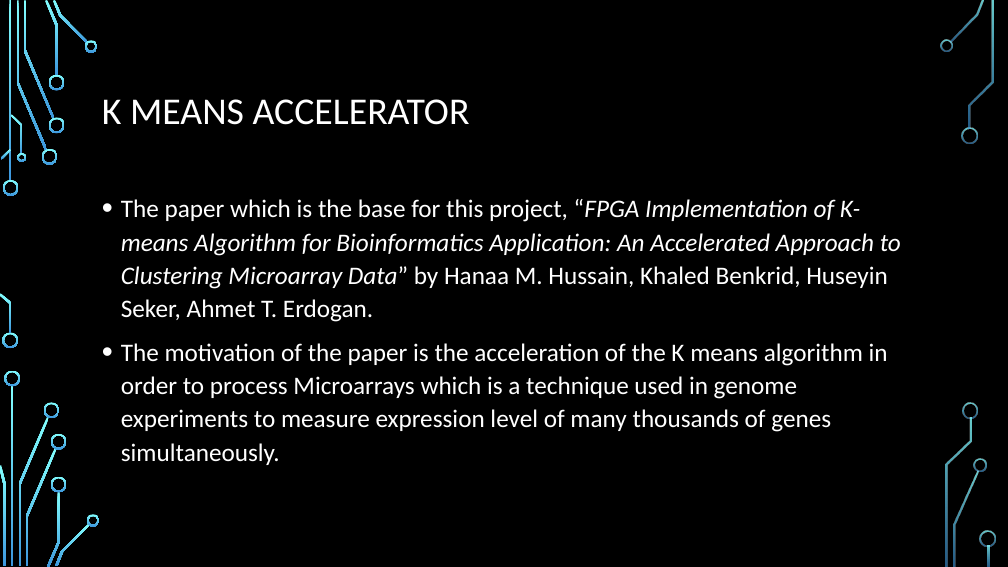
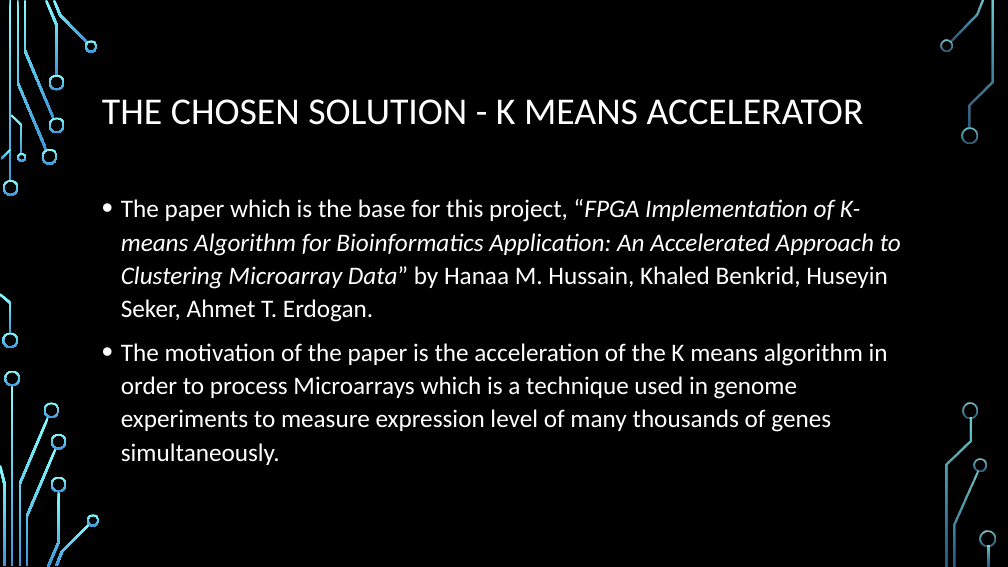
Before and after one commit to liotahuf/project_k_means, a slide deck: slide 16 of Midle presentation.pptx (slide 13 before the commit). Drawn at 1008x567 pixels with LibreOffice and Linux fonts; fonts in the diff are those of the drawing; background and template pictures are left out. Boxes give left, top, right and bottom in pixels: in the first picture for what was removed or moved away, otherwise in the second. Text is boxed around its words. In the diff, an @@ line names an element or a change of style, - is before the commit and + after.

```diff
--- a/Midle presentation.pptx
+++ b/Midle presentation.pptx
@@ title at box(102, 99, 864, 125): text changed @@
-K MEANS ACCELERATOR
+THE CHOSEN SOLUTION - K MEANS ACCELERATOR
```
Also in this commit, not shown: 3 other slides changed, 11 slides added.
